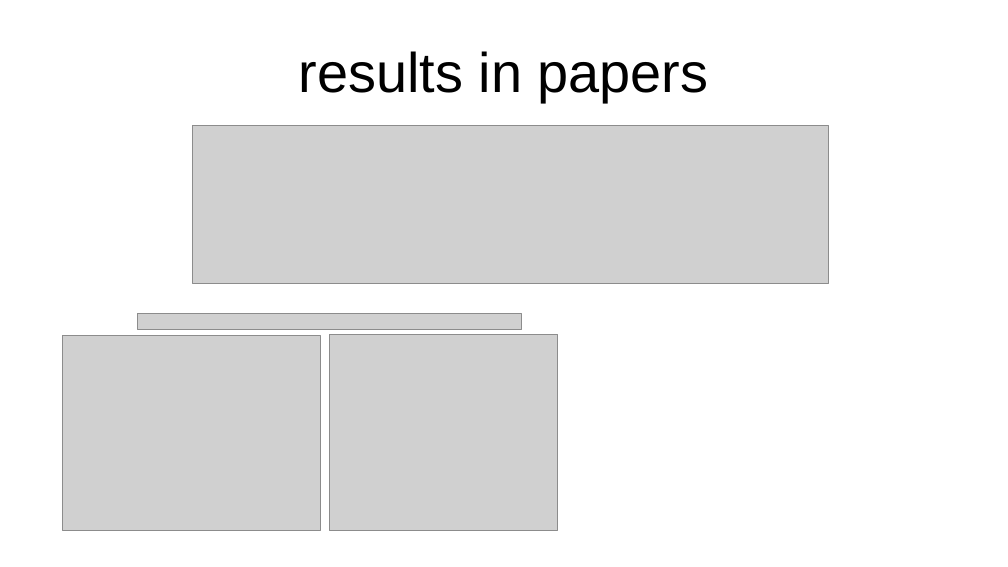
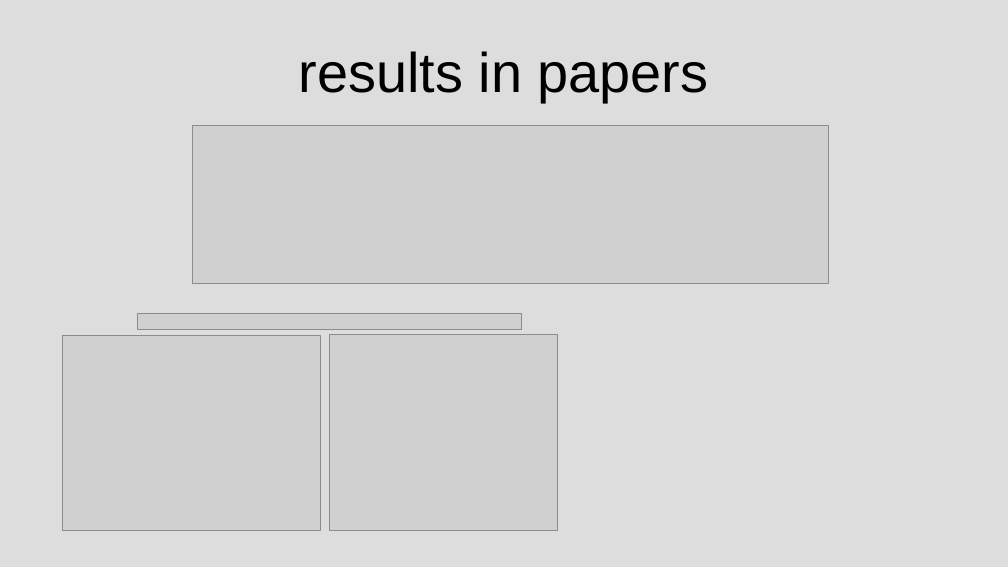
Before and after one commit to sgillen/seagul, a slide deck: slide 19 of seagul/rllib/rllib_with_rbf/Temporary_Results.pptx (slide 13 before the commit). Drawn at 1008x567 pixels with LibreOffice and Linux fonts; fonts in the diff are those of the drawing; grey boxes stand for pictures. Boxes give left, top, right and bottom in pixels: in the first picture for what was removed or moved away, otherwise in the second. Text is boxed around its words. In the diff, an @@ line names an element or a change of style, - is before the commit and + after.

```diff
--- a/seagul/rllib/rllib_with_rbf/Temporary_Results.pptx
+++ b/seagul/rllib/rllib_with_rbf/Temporary_Results.pptx
@@ background #FFFFFF to #BFBFBF at 53% opacity @@
```
Also in this commit, not shown: 17 other slides changed, 7 slides added, 1 slide removed.
